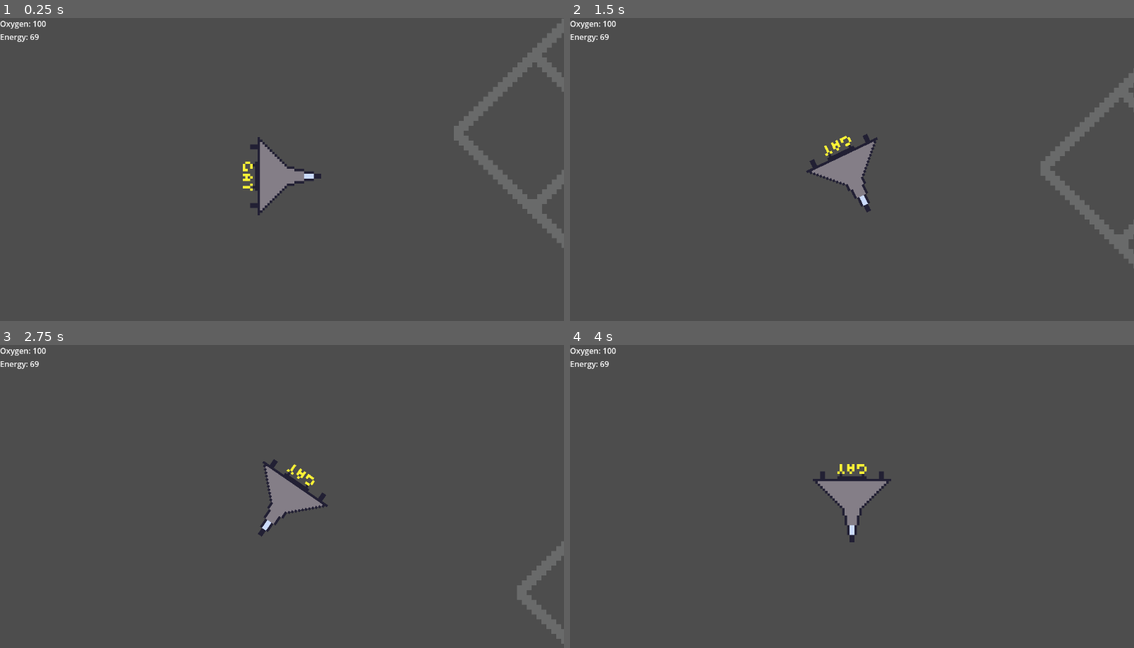
Above: before the commit, frames 1-4 (two rows, left to right).
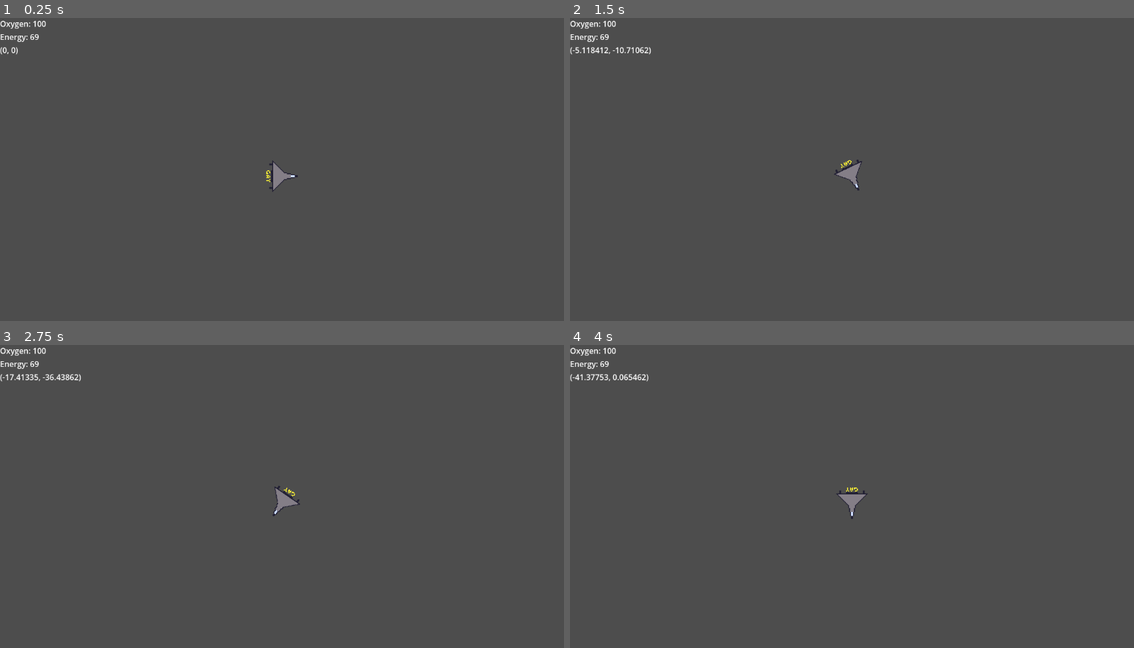
Above: after the commit, the same moments.

Repository: CapybaraIsSwagDev/EndIsNear
Game: Godot game, scene res://World.tscn
The game is run twice, just before and just after one commit, with the same random seed, the same clock (stepped at 60 frames per second) and the same inputs.
Inputs:
- Up to frame 1 (0.25 s): no input
- Up to frame 2 (1.5 s): tap Enter at 0.5 s; hold D (right) 0.53-1.28 s; hold S (down) from 1.28 s (still down)
- Up to frame 3 (2.75 s): release S (down) at 2.03 s; hold D (right) from 2.03 s (still down)
- Up to frame 4 (4 s): release D (right) at 2.78 s; hold W (up) 2.78-3.53 s; hold A (left) from 3.53 s (still down)

The runs differ from the first frame. In frame 1, 3.4% of the frame differs, in the area x 0-100%, y 0-76%; in frame 2, 2.9%; in frame 3, 2.0%; in frame 4, 1.3%.

Commit message:
debug and friction

Diff:
--- a/Hud.gd
+++ b/Hud.gd
@@ -3,6 +3,7 @@
 
 @onready var oxygen_label = $VBoxContainer/OxygenLabel
 @onready var energy_label = $VBoxContainer/EnergyLabel
+@onready var debug = $VBoxContainer/debug
 
 
 
@@ -16,10 +17,11 @@
 	pass
 
 # Updates Labels like Oxygen and Energy
-func _update_labels(Oxygen,Energy):
+func _update_labels(Oxygen,Energy,speed):
 	oxygen_label.text = "Oxygen: " + str(Oxygen)
 	energy_label.text = "Energy: " + str(Energy)
+	debug.text = str(speed)
 
 
-func _on_body_update_stats(Oxygen, Energy):
-	_update_labels(Oxygen,Energy)
+func _on_body_update_stats(Oxygen, Energy,speed):
+	_update_labels(Oxygen,Energy,speed)
--- a/Hud.tscn
+++ b/Hud.tscn
@@ -16,3 +16,7 @@
 [node name="EnergyLabel" type="Label" parent="VBoxContainer"]
 layout_mode = 2
 text = "Energy"
+
+[node name="debug" type="Label" parent="VBoxContainer"]
+layout_mode = 2
+text = "Energy"
--- a/World.tscn
+++ b/World.tscn
@@ -12,6 +12,6 @@
 [node name="CanvasLayer" parent="." instance=ExtResource("3_1q4xd")]
 
 [node name="Body" parent="." instance=ExtResource("1_q84tc")]
-position = Vector2(221, 403)
+position = Vector2(567, 311)
 
 [connection signal="UpdateStats" from="Body" to="CanvasLayer" method="_on_body_update_stats"]
--- a/player.gd
+++ b/player.gd
@@ -1,22 +1,37 @@
 extends CharacterBody2D
 class_name player
 
-signal UpdateStats(Oxygen,Energy)
+signal UpdateStats(Oxygen,Energy,speed)
 
 var Oxygen = 100
 var Energy = 69
 
 
-var speed = 400  # move speed in pixels/sec
+var speed = 10  # move speed in pixels/sec
+var Acclereration = 1
+var friction = 0.1
 var rotation_speed = 1.5  # turning speed in radians/sec
-
+var vel = Vector2(0,0)
 # Called every frame. 'delta' is the elapsed time since the previous frame.
 func _process(delta):
-	emit_signal("UpdateStats",Oxygen,Energy)
+	emit_signal("UpdateStats",Oxygen,Energy,vel)
 
 func _physics_process(delta):
 	var move_input = Input.get_axis("down", "up")
 	var rotation_direction = Input.get_axis("left", "right")
-	velocity = transform.x * move_input * speed
+	vel = vel + (transform.x * move_input * Acclereration)
+		# Calculate friction force
+	var friction_force = vel * -friction
+	# Update velocity
+	var new_vel = vel + friction_force * delta
+
+	# Ensure velocity doesn't reverse direction due to friction
+	if vel.length() > 0 and new_vel.length() > vel.length():
+		new_vel = Vector2(0, 0)
+
+
 	rotation += rotation_direction * rotation_speed * delta
+	velocity = new_vel
+	vel = new_vel
+	new_vel = Vector2(0,0)
 	move_and_slide()
--- a/player.tscn
+++ b/player.tscn
@@ -16,7 +16,7 @@
 
 [node name="Sprite" type="Sprite2D" parent="."]
 rotation = 1.5708
-scale = Vector2(5, 5)
 texture = ExtResource("1_0yk3g")
 
 [node name="Camera2D" type="Camera2D" parent="."]
+zoom = Vector2(2, 2)
--- a/ship.tscn
+++ b/ship.tscn
@@ -6,5 +6,4 @@
 position = Vector2(557, 295)
 
 [node name="Sprite2D" type="Sprite2D" parent="."]
-scale = Vector2(10, 10)
 texture = ExtResource("1_vbjgt")
